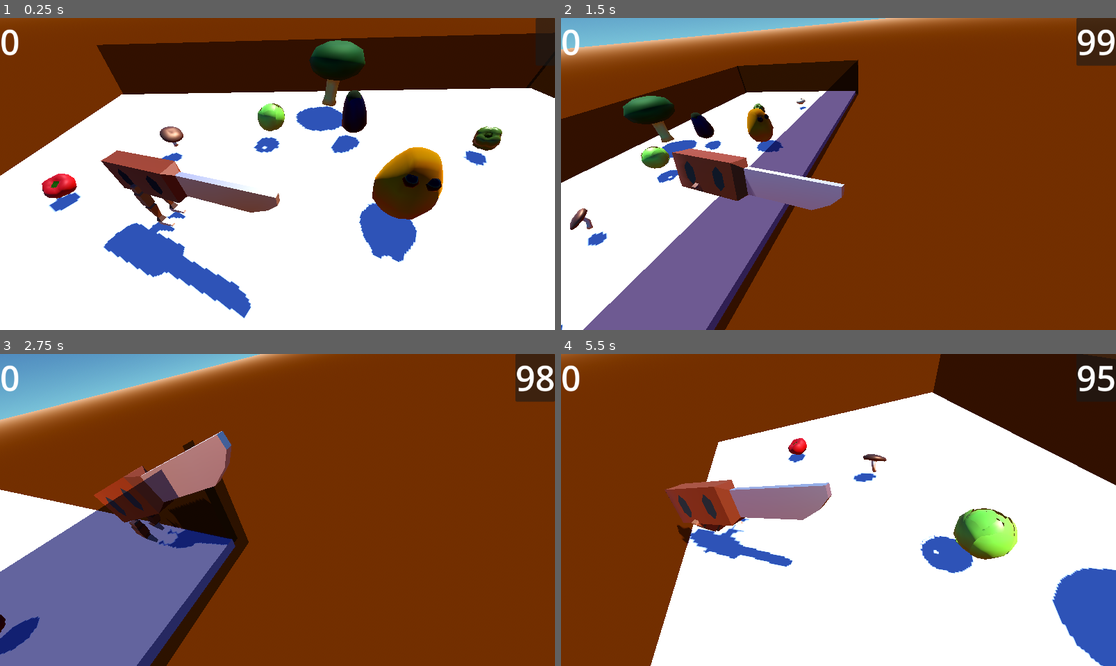
Above: before the commit, frames 1-4 (two rows, left to right).
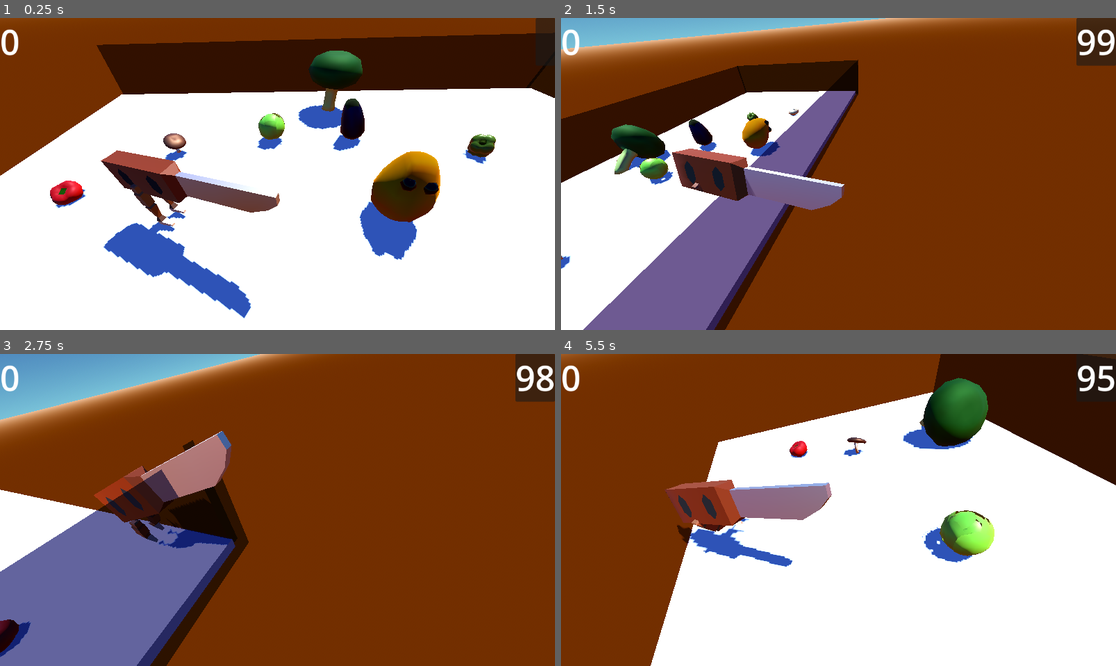
Above: after the commit, the same moments.

Repository: picklefarmer/Vegetable-Dance
Game: Godot game, scene res://Main.tscn
Same seed, same stepped clock (60 frames per second), same inputs: the game is played once before the commit and once after it.
Inputs:
- Up to frame 1 (0.25 s): no input
- Up to frame 2 (1.5 s): tap Enter (ui_accept) at 0.5, 0.77 s; hold Right (ui_right) 0.53-1.28 s; hold E (rotateL) 0.53-1.28 s; hold Down (ui_down) from 1.28 s (still down); tap Q (rotateR) at 1.35 s
- Up to frame 3 (2.75 s): tap Enter (ui_accept) at 1.52 s; release Down (ui_down) at 2.03 s; hold Right (ui_right) from 2.03 s (still down); hold E (rotateL) from 2.03 s (still down)
- Up to frame 4 (5.5 s): release Right (ui_right) at 2.78 s; release E (rotateL) at 2.78 s; hold Up (ui_up) 2.78-3.53 s; tap Q (rotateR) at 2.85, 4.35 s; tap Enter (ui_accept) at 3.02, 3.77, 4.52 s; hold E (rotateL) 3.53-4.28 s; hold Left (ui_left) 3.53-5.03 s; hold Down (ui_down) from 5.03 s (still down); hold E (rotateL) from 5.03 s (still down)

The runs differ from the first frame. In frame 1, 4.5% of the frame differs, in the area x 7-91%, y 7-79%; in frame 2, 3.6%; in frame 3, 0.4%; in frame 4, 7.7%, in the area x 40-100%, y 7-100%.

Commit message:
Veggie Velocity
finally managed to implement the run away functionality

Added a completion action

Diff:
--- a/Action.gd
+++ b/Action.gd
@@ -1,3 +1,4 @@
 extends Node
 
 signal pushSlice(veggie)
+signal complete
--- a/Main.tscn
+++ b/Main.tscn
@@ -136,14 +136,12 @@
 
 [node name="mushroom" parent="." instance=ExtResource("1_wkp8b")]
 transform = Transform3D(1, 0, 0, 0, 1, 0, 0, 0, 1, -18.5158, 0, -0.376783)
-gravity_scale = 4.0
 MIN_DB = 71
 minimum = 0.025
 multiplier = 15.0
 
 [node name="pepper" parent="." instance=ExtResource("2_wkp8b")]
 transform = Transform3D(0.917171, 0, -0.398493, 0, 1, 0, 0.398493, 0, 0.917171, 2.82417, 2.38419e-07, -3.00758)
-gravity_scale = 4.0
 type = "broccoli"
 MIN_DB = 73
 minimum = 0.125
@@ -167,7 +165,6 @@
 
 [node name="onion" parent="." instance=ExtResource("3_lgr22")]
 transform = Transform3D(0.908996, 0, -0.416804, 0, 1, 0, 0.416804, 0, 0.908996, 24.5162, 0.564153, 8.71623)
-gravity_scale = 4.0
 amount = 12
 hop = 2
 MIN_DB = 80
@@ -175,6 +172,7 @@
 
 [node name="potato" parent="." instance=ExtResource("3_fos0i")]
 transform = Transform3D(-0.215399, 0.0378472, -0.975793, 0.00815805, 0.999284, 0.0369575, 0.976492, 4.00469e-08, -0.215554, 3.31202, 0.910585, 9.11359)
+gravity_scale = 1.0
 hop = 0
 MIN_DB = 83
 
--- a/knife.gd
+++ b/knife.gd
@@ -5,6 +5,7 @@
 @export var JUMP_VELOCITY = 14.5
 @export var ROTATE_SPEED = 25
 @export var Countdown = 100
+@export var winAmount = 200
 var isPlaying = true
 @export var vegetable = {
 	"tomato": preload("res://slice.tscn"),
@@ -15,11 +16,16 @@
 var knifeCollider
 #@onready var tomato = preload("res://slice.tscn")
 var rotationalAmount = 0
-func dealBoss():
-	pass
+func vegetableDone():
+	$Empty/Camera3D/Display.visible = true
+	await get_tree().create_timer(1).timeout
+	$Empty/Camera3D/Display.visible = false
+
 func _ready() -> void:
 	knifeCollider = $Empty/Armature/Skeleton3D/Cube/KnifeBlade3d
 	Action.pushSlice.connect(throw)
+	Action.complete.connect(vegetableDone)
+
 
 func _physics_process(delta: float) -> void:
 	# Add the gravity.
@@ -82,7 +88,7 @@
 	if isPlaying:
 		var score = int($Empty/Camera3D/Label.text) + 5
 		$Empty/Camera3D/Label.text = "Score: "+str(score)
-		if score >= 150:
+		if score >= winAmount:
 			$"Empty/Camera3D/You Win".visible = true
 			$Timer.stop()
 			$"../AudioStreamPlayer".stop()
--- a/knife.tscn
+++ b/knife.tscn
@@ -1,8 +1,8 @@
-[gd_scene load_steps=16 format=4 uid="uid://b0wfwjdrsq03i"]
+[gd_scene load_steps=17 format=4 uid="uid://b0wfwjdrsq03i"]
 
 [ext_resource type="Script" uid="uid://d0qqdakodxmt8" path="res://knife.gd" id="1_8wt88"]
 [ext_resource type="Script" uid="uid://c381vrklidvus" path="res://blade.gd" id="2_8wt88"]
-[ext_resource type="AudioStream" uid="uid://cd0j2l3u884wx" path="res://soundslice.wav" id="3_s4gn3"]
+[ext_resource type="AudioStream" uid="uid://8jk35n075a6f" path="res://soundslice 2.wav" id="3_s4gn3"]
 
 [sub_resource type="StandardMaterial3D" id="StandardMaterial3D_pq484"]
 resource_name = "Material"
@@ -106,6 +106,9 @@
 
 [sub_resource type="BoxShape3D" id="BoxShape3D_3dxm6"]
 size = Vector3(7.43115, 2.10965, 1)
+
+[sub_resource type="StyleBoxFlat" id="StyleBoxFlat_s4gn3"]
+bg_color = Color(0.6, 0.6, 0.6, 0)
 
 [sub_resource type="StandardMaterial3D" id="StandardMaterial3D_ge6iq"]
 resource_name = "Material"
@@ -331,6 +334,23 @@
 text = "You Win!"
 horizontal_alignment = 1
 vertical_alignment = 1
+
+[node name="Display" type="PanelContainer" parent="Empty/Camera3D"]
+visible = false
+anchors_preset = -1
+anchor_right = 1.0
+anchor_bottom = 1.0
+offset_top = 438.0
+grow_horizontal = 2
+grow_vertical = 2
+theme_override_styles/panel = SubResource("StyleBoxFlat_s4gn3")
+
+[node name="Label" type="Label" parent="Empty/Camera3D/Display"]
+layout_mode = 2
+theme_override_colors/font_color = Color(0, 0, 0, 1)
+theme_override_font_sizes/font_size = 128
+text = "Collected"
+horizontal_alignment = 1
 
 [node name="legs" type="Node3D" parent="Empty"]
 transform = Transform3D(1.5, 0, 0, 0, 1.5, 0, 0, 0, 1.5, 2.70329, -0.527983, 0)
@@ -488,7 +508,6 @@
 
 [node name="SliceSound" type="AudioStreamPlayer" parent="."]
 stream = ExtResource("3_s4gn3")
-pitch_scale = 0.39
 max_polyphony = 4
 
 [connection signal="timeout" from="Timer" to="." method="_on_timer_timeout"]
--- a/vegetable.gd
+++ b/vegetable.gd
@@ -6,7 +6,8 @@
 @export var amount = 10
 @export var hop = 10
 @export var type = "tomato"
-
+@export var jump = 23
+var enabled = false
 
 @onready var audio_stream_player : AudioStreamPlayer = $"../AudioStreamPlayer"
 
@@ -29,7 +30,7 @@
 func _process(delta: float) -> void:
 
 
-	if spectrum_analyzer:
+	if spectrum_analyzer and enabled:
 		var volume_mag = spectrum_analyzer.get_magnitude_for_frequency_range(350.0,3000.0,AudioEffectSpectrumAnalyzerInstance.MAGNITUDE_AVERAGE).length()
 		volume_mag = clamp((MIN_DB + linear_to_db(volume_mag))/MIN_DB,0,1)
 		#print(volume_mag, "volume")
@@ -62,9 +63,11 @@
 			look_at(knifeLoc,Vector3.UP)
 			rotate(Vector3.UP,PI)
 
-			linear_velocity += Vector3.FORWARD*10
-
+			#linear_velocity += Vector3.FORWARD*10
+			linear_velocity = global_transform.basis * Vector3(0,0,-jump)
+			#apply_central_force(-global_transform.basis.z*50)
 		else:
+			Action.complete.emit()
 			queue_free()
 
 
Not shown, changed: export_presets.cfg
Not shown, added: soundslice 2.wav.import
Not shown, added: soundslice 2.wav
